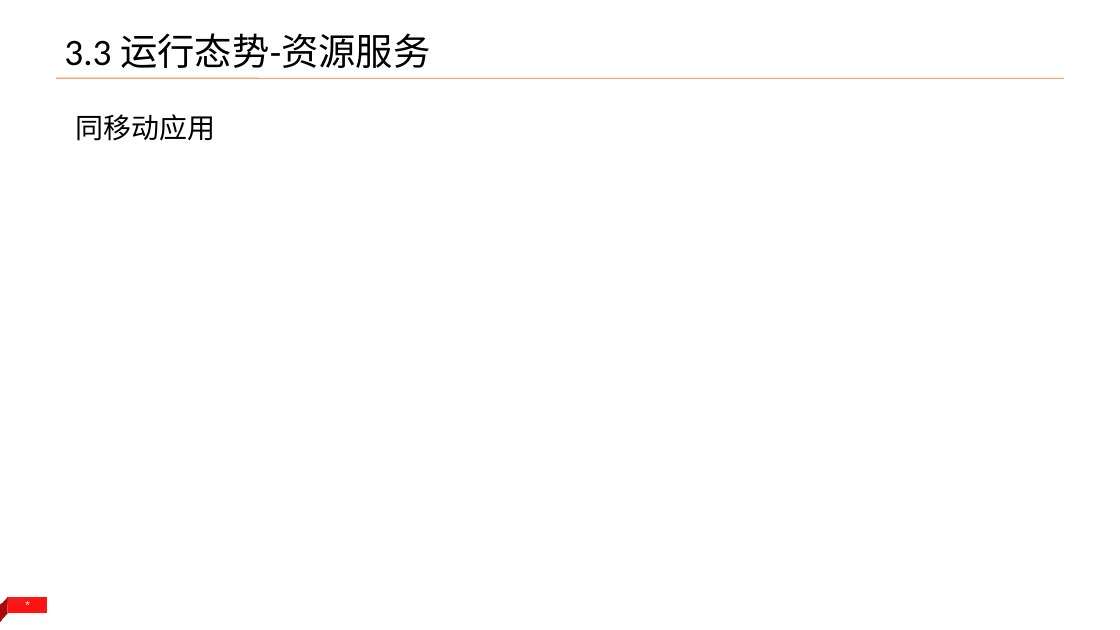
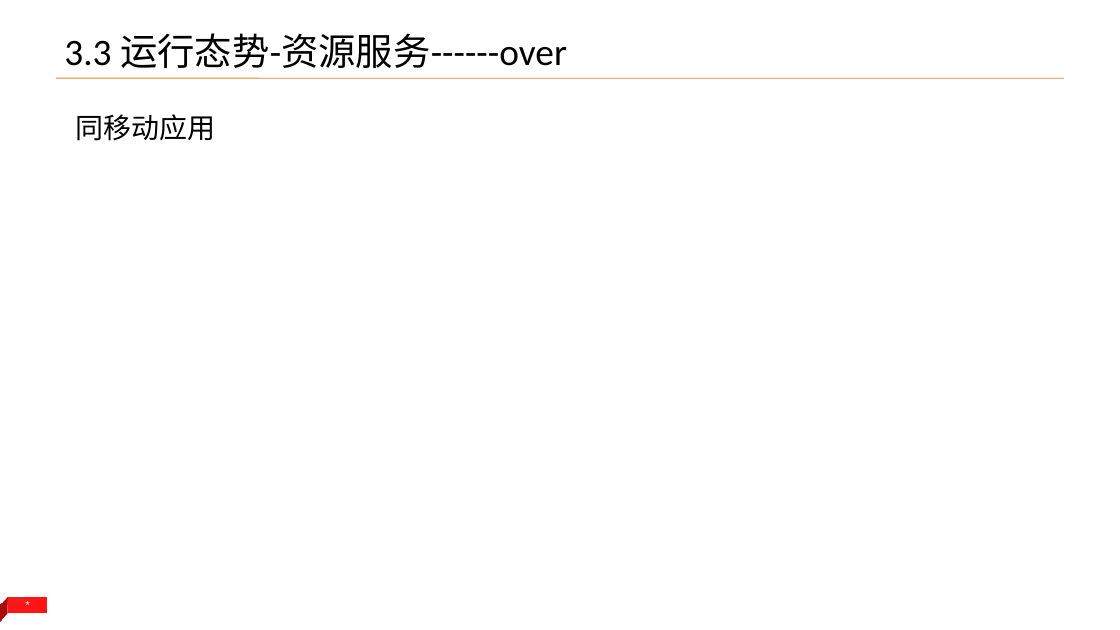
Before and after one commit to yangld/learn, a slide deck: slide 14 of 1附件/全国集中管控改动内容_v2_1.pptx. Drawn at 1120x630 pixels with LibreOffice and Linux fonts; fonts in the diff are those of the drawing. Boxes give left, top, right and bottom in pixels: in the first picture for what was removed or moved away, otherwise in the second. Text is boxed around its words. In the diff, an @@ line names an element or a change of style, - is before the commit and + after.

Commit message:
vault backup: 2023-02-24 04:00:12
Affected files:
1附件/全国集中管控改动内容_v2_1.pptx

```diff
--- a/1附件/全国集中管控改动内容_v2_1.pptx
+++ b/1附件/全国集中管控改动内容_v2_1.pptx
@@ title at (64,33,567,68): text changed @@
-3.3 运行态势-资源服务
+3.3 运行态势-资源服务------over
```
